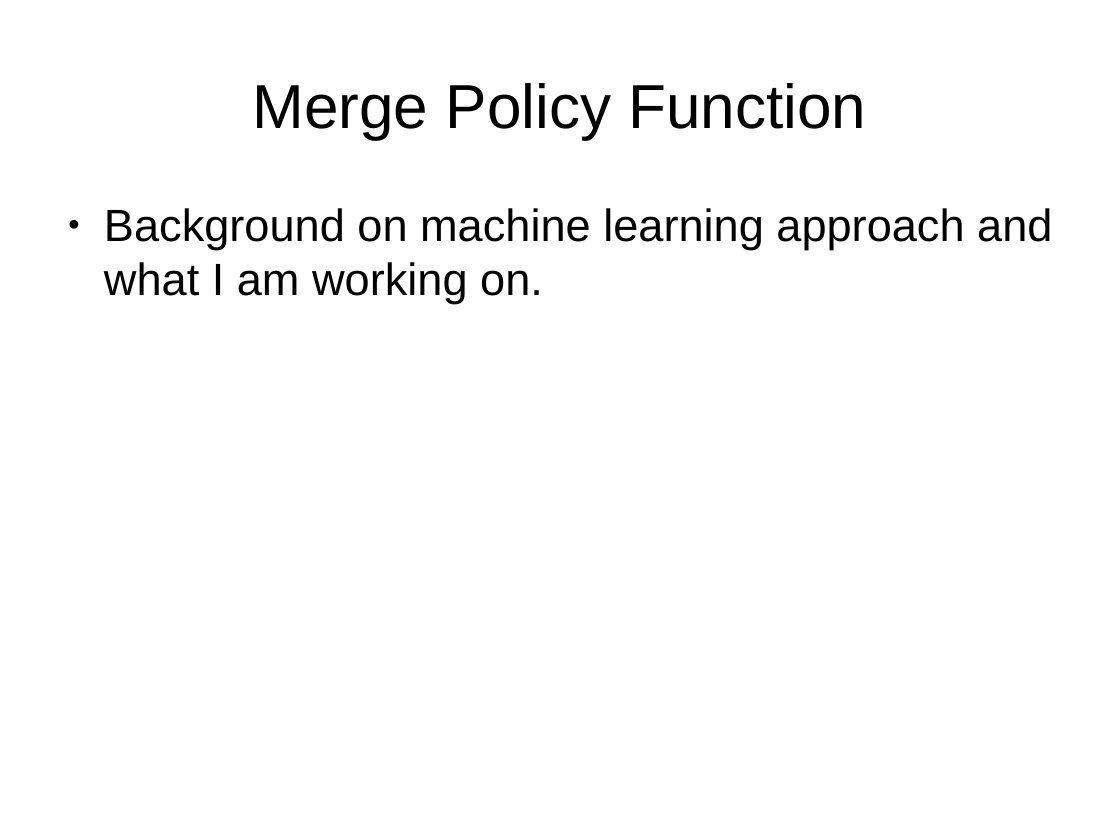
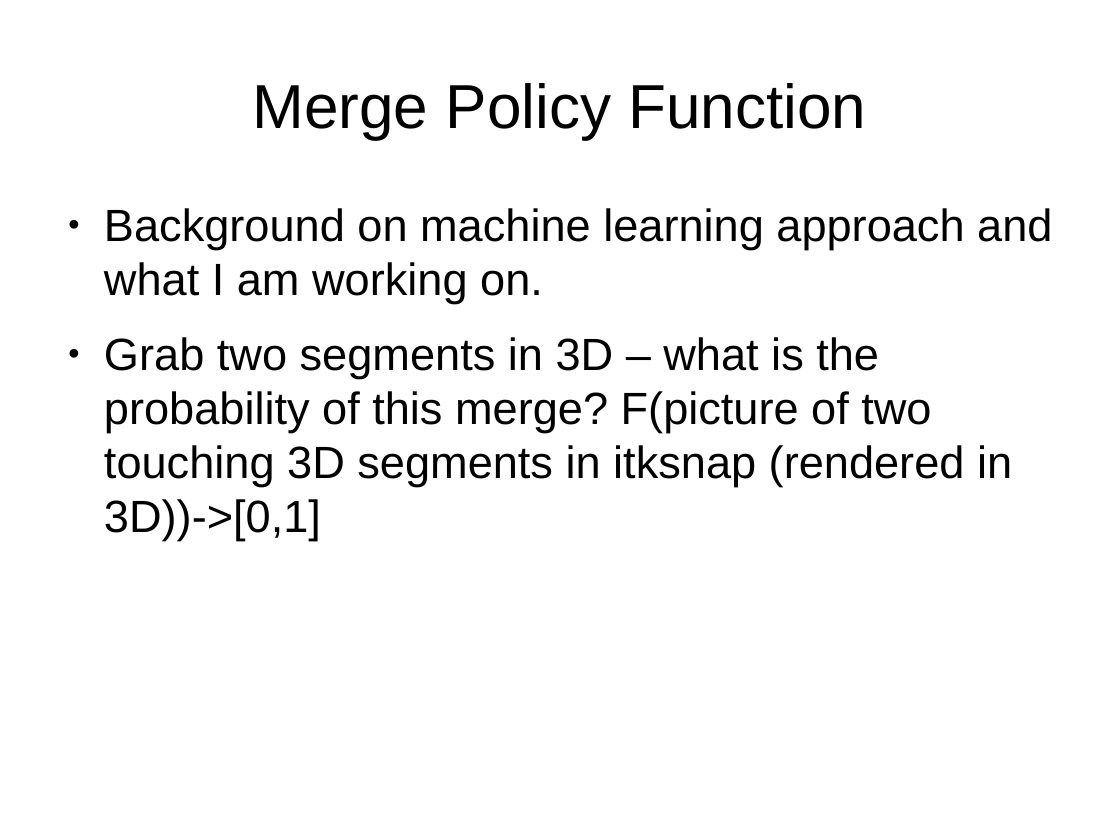
Before and after one commit to JohnnyTeutonic/view_all, a slide deck: slide 8 of Segmentation_Presentation.odp. Drawn at 1120x840 pixels with LibreOffice and Linux fonts; fonts in the diff are those of the drawing. Boxes give left, top, right and bottom in pixels: in the first picture for what was removed or moved away, otherwise in the second. Text is boxed around its words. In the diff, an @@ line names an element or a change of style, - is before the commit and + after.

```diff
--- a/Segmentation_Presentation.odp
+++ b/Segmentation_Presentation.odp
@@ text at <box>104,337,1012,541</box>: paragraph added @@
+● Grab two segments in 3D – what is the probability of this merge? F(picture of two touching 3D segments in itksnap (rendered in 3D))->[0,1]
```
Also in this commit, not shown: 9 other slides changed, 4 slides added, 1 slide removed, 3 other files.
